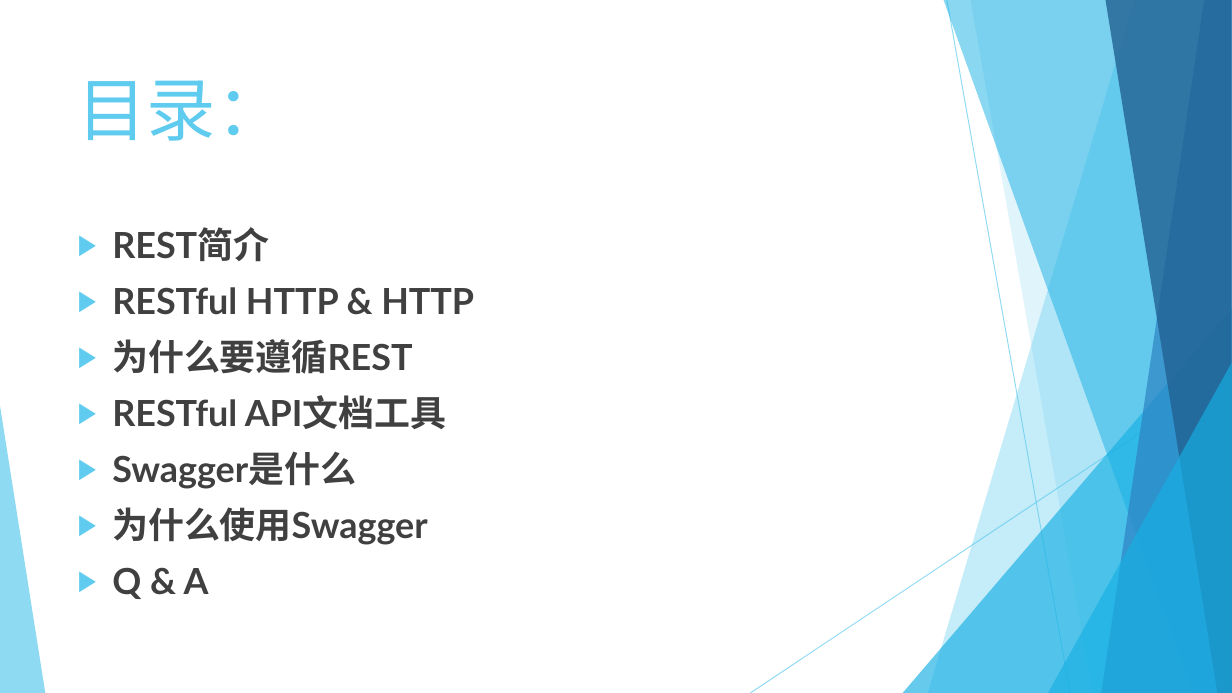
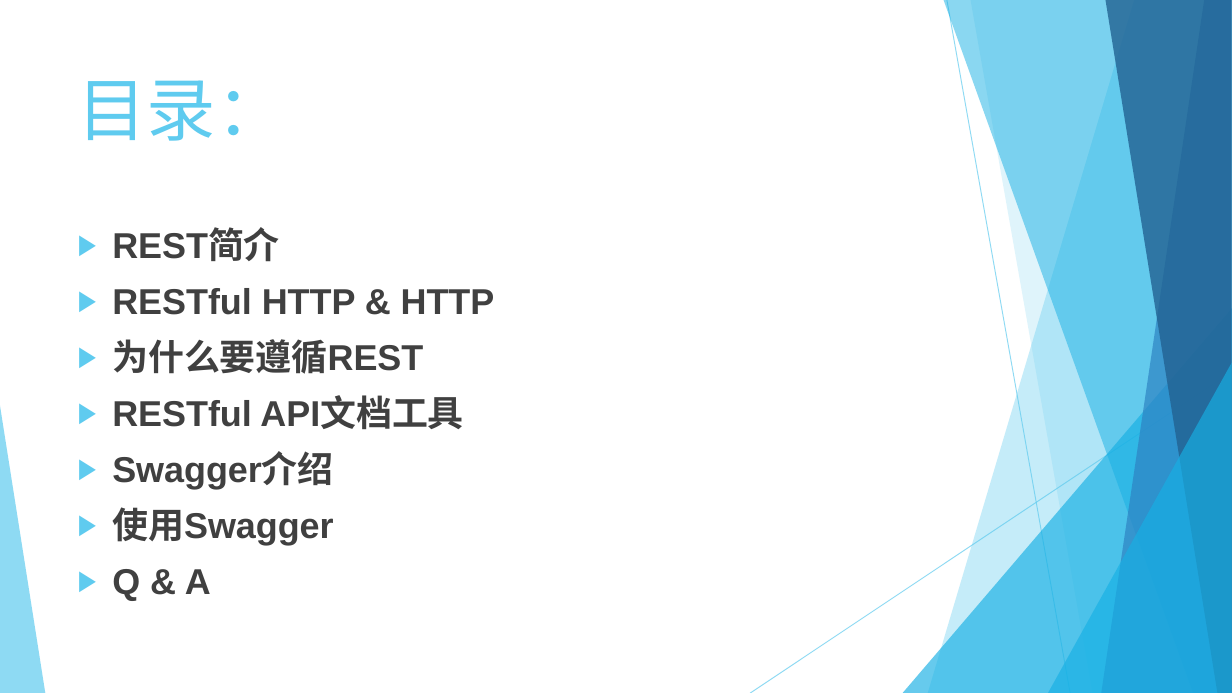
Before and after one commit to Crab2died/micro-boot, a slide deck: slide 2 of rest-api/RESTful.pptx. Drawn at 1232x693 pixels with LibreOffice and Linux fonts; fonts in the diff are those of the drawing. Boxes give left, top, right and bottom in pixels: in the first picture for what was removed or moved away, otherwise in the second. Text is boxed around its words. In the diff, an @@ line names an element or a change of style, - is before the commit and + after.

Commit message:
restful ppt

```diff
--- a/rest-api/RESTful.pptx
+++ b/rest-api/RESTful.pptx
@@ text at box(112, 230, 495, 601): font Lato to Arial in "REST简介", "RESTful HTTP & HTTP", "为什么要遵循REST", "RESTful API文档工具" and 1 more places @@
@@ text at box(112, 454, 333, 546): text changed; font Lato to Arial @@
-▶ Swagger是什么
-▶ 为什么使用Swagger
+▶ Swagger介绍
+▶ 使用Swagger
```
Also in this commit, not shown: 5 other slides changed, 9 slides added, 1 slide removed.
